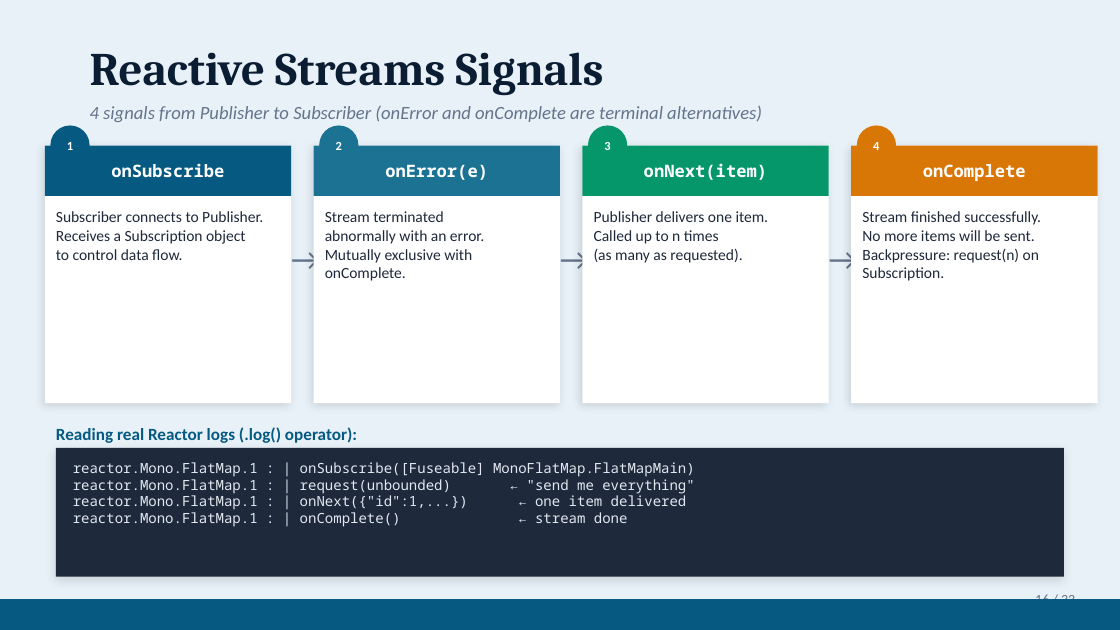
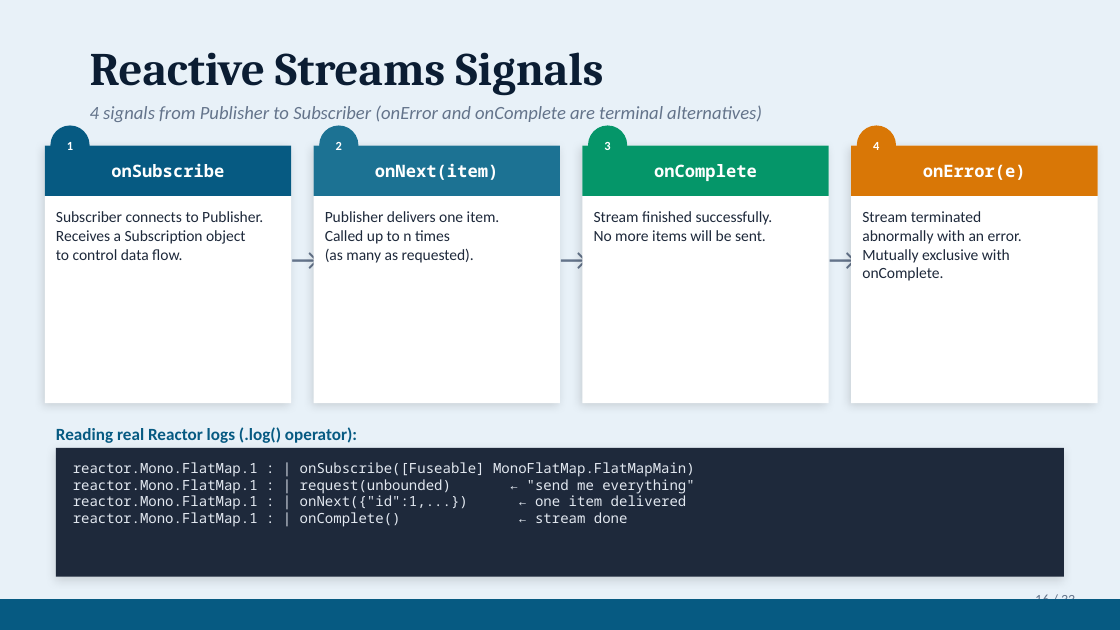
Before and after one commit to gitkoyot/reactor-presentation, a slide deck: slide 16 of WebFlux-Reactive-vs-Blocking.pptx. Drawn at 1120x630 pixels with LibreOffice and Linux fonts; fonts in the diff are those of the drawing. Boxes give left, top, right and bottom in pixels: in the first picture for what was removed or moved away, otherwise in the second. Text is boxed around its words. In the diff, an @@ line names an element or a change of style, - is before the commit and + after.

```diff
--- a/WebFlux-Reactive-vs-Blocking.pptx
+++ b/WebFlux-Reactive-vs-Blocking.pptx
@@ text at (375,163,498,180): text changed @@
-onError(e)
+onNext(item)
@@ text at (654,164,757,181): text changed @@
-onNext(item)
+onComplete
@@ text at (923,164,1026,180): text changed @@
-onComplete
+onError(e)
@@ text at (325,211,500,263): text changed @@
-Stream terminated
-abnormally with an error.
-Mutually exclusive with onComplete.
+Publisher delivers one item.
+Called up to n times
+(as many as requested).
@@ text at (594,211,773,241): text changed @@
-Publisher delivers one item.
-Called up to n times
-(as many as requested).
+Stream finished successfully.
+No more items will be sent.
@@ text at (862,211,1022,281): text changed @@
-Stream finished successfully.
-No more items will be sent.
-Backpressure: request(n) on Subscription.
+Stream terminated
+abnormally with an error.
+Mutually exclusive with onComplete.
```
Also in this commit, not shown: 5 other slides changed, 11 other files.
